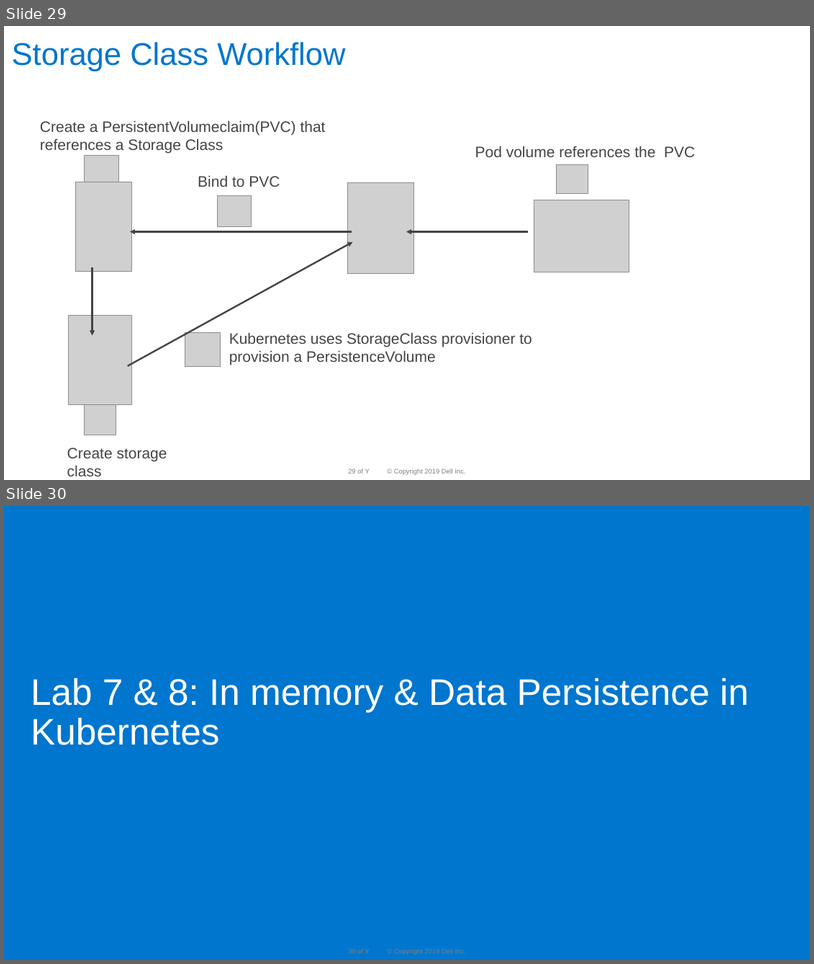
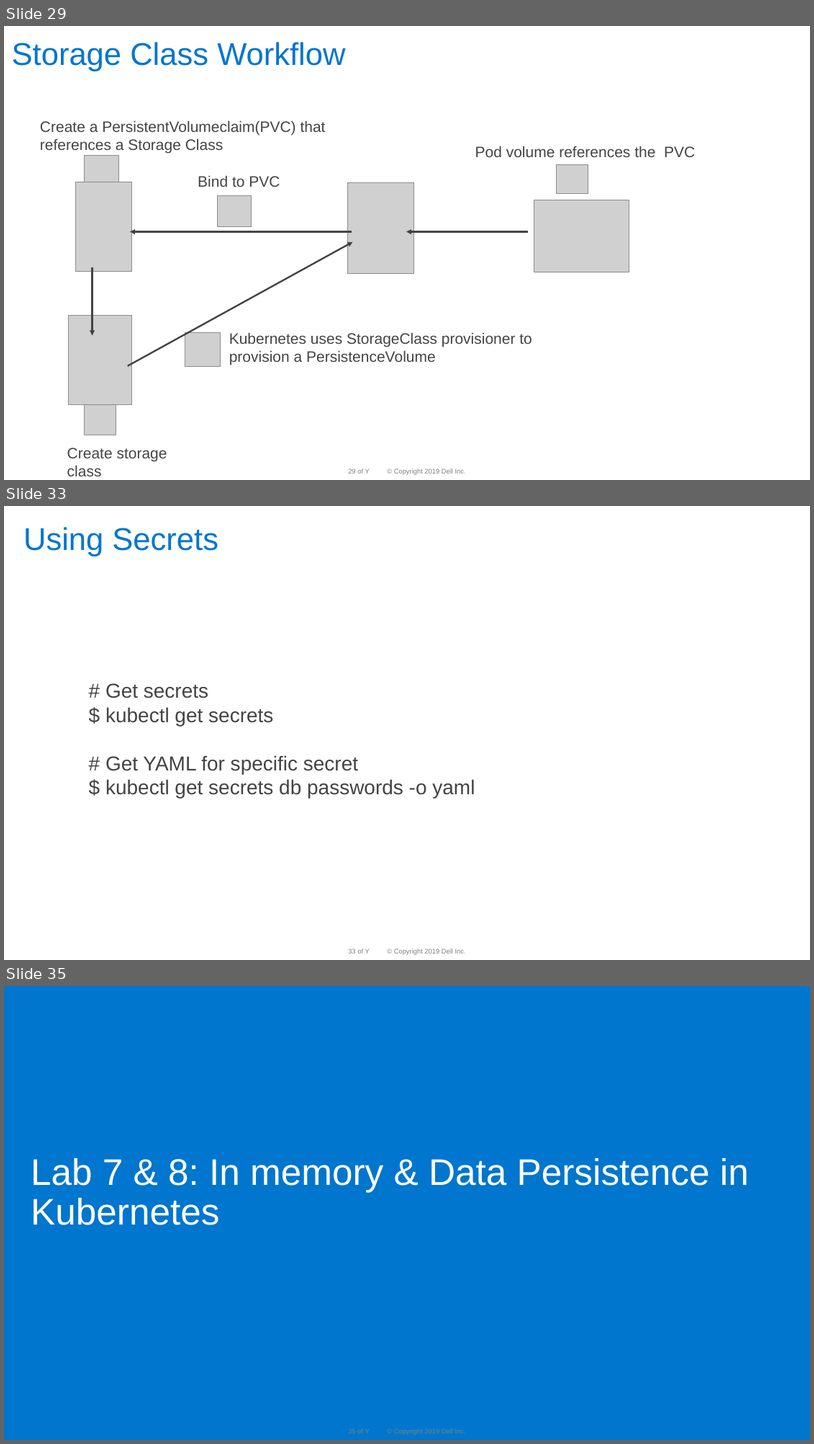
Before and after one commit to dteskubernetesworkshop/spring-boot-k8s-workshop, a slide deck: slides/k8 workshop deck-Day-2 -v 1.0D.pptx. Shown one above the other, each under a label of ours: slides 29 and 30 before the commit, slides 29, 33 and 35 after it; the slides between them are not shown. The pictures are 814x964 and 814x1444 pixels, drawn with LibreOffice and Linux fonts; fonts in the diff are those of the drawing; grey boxes stand for pictures; background and template pictures are left out. Boxes give left, top, right and bottom in pixels: in the first picture for what was removed or moved away, otherwise in the second. Text is boxed around its words. In the diff, an @@ line names an element or a change of style, - is before the commit and + after.

```diff
--- a/slides/k8 workshop deck-Day-2 -v 1.0D.pptx
+++ b/slides/k8 workshop deck-Day-2 -v 1.0D.pptx
@@ slide 33 added at box(4, 506, 810, 960), background #FFFFFF; not listed: 3 template elements that a slide beside it also shows @@
@@ title added at box(23, 527, 219, 556), 37.3 pt, text #0076CE @@
+Using Secrets
@@ text added at box(106, 683, 475, 798), 24 pt, text #444444 @@
+# Get secrets
+$ kubectl get secrets
+# Get YAML for specific secret
+$ kubectl get secrets db passwords -o yaml
@@ what was slide 30 is now slide 35 @@
```
Also in this commit, not shown: 4 other slides added.
